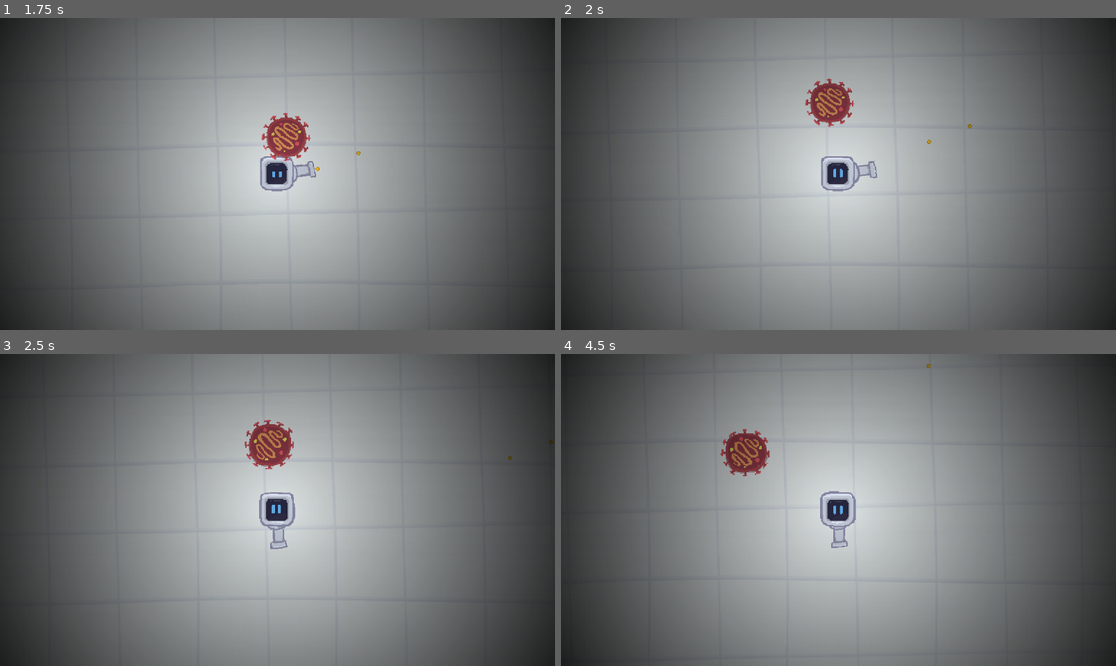
Above: before the commit, frames 1-4 (two rows, left to right).
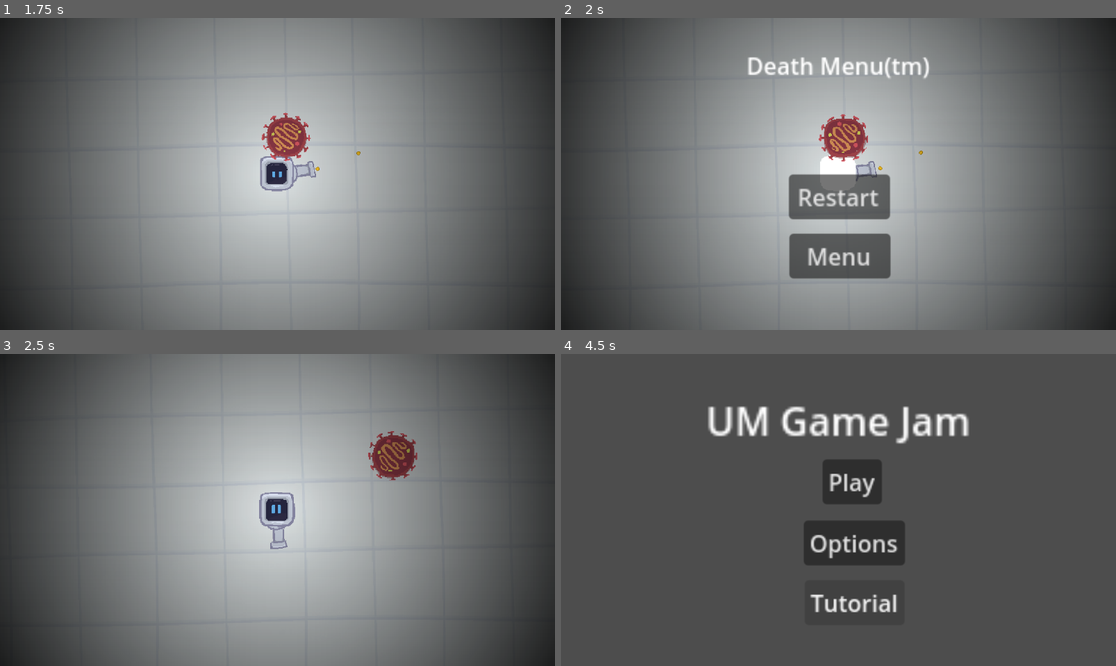
Above: after the commit, the same moments.

Repository: kaminaryu/um-gamejam
Game: Godot game, scene res://src/scenes/main_menu.tscn
The game is run twice, just before and just after one commit, with the same random seed, the same clock (stepped at 60 frames per second) and the same inputs.
Inputs (mouse positions are in pixels of both pictures, inside the frame that each line leads up to):
- Up to frame 1 (1.75 s): click "Play" at 0.5 s; tap Enter at 1.25 s; move the mouse to (399, 158) at 1.27 s; press the mouse at (399, 158) at 1.28 s; hold D (move_right) from 1.28 s (still down); tap Shift (dash) at 1.35 s
- Up to frame 2 (2 s): keep holding D (move_right)
- Up to frame 3 (2.5 s): release D (move_right) at 2 s; release the mouse at (399, 494) at 2 s; click (277, 531) at 2 s, where only the run after the commit has a clickable "Restart"
- Up to frame 4 (4.5 s): drag from (727, 525) to (810, 572) at 2.77 s; move the mouse to (894, 441) at 3.52 s; press the mouse at (894, 441) at 3.53 s; hold D (move_right) 3.53-4.25 s; tap Shift (dash) at 3.6 s; release the mouse at (894, 441) at 4.25 s; click (838, 591) at 4.25 s, where only the run after the commit has a clickable "Menu"

Frame 1 is identical in both runs. In frame 2, 8.0% of the frame differs, in the area x 33-75%, y 12-84%; in frame 3, 1.9%; in frame 4, 69%, in the area x 0-100%, y 0-100%.

Commit message:
Added Death Screen

Diff:
--- a/src/autoloads/game_master.gd
+++ b/src/autoloads/game_master.gd
@@ -1,6 +1,7 @@
 extends Node
 
 const PAUSE_MENU_SCENE := preload("res://src/scenes/pause_menu.tscn")
+const DEATH_MENU_SCENE := preload("res://src/scenes/death_screen.tscn")
 
 @onready var pause_menu: CanvasLayer = null
 var game_paused: bool
@@ -34,6 +35,12 @@
         pause_menu.queue_free()
 
 
+func player_death() -> void :
+    var death_menu = DEATH_MENU_SCENE.instantiate()
+    get_tree().paused = true
+    get_tree().root.add_child(death_menu)
+
+
 func _input(event: InputEvent) -> void :
      if (event.is_action_pressed("pause_game")) :
         if (game_paused) :
--- a/src/mechanism/shooting/bullet.gd
+++ b/src/mechanism/shooting/bullet.gd
@@ -6,25 +6,25 @@
 
 var bounces_left: int
 func _ready() -> void:
-	bounces_left = max_bounces
-	velocity = transform.x * SPEED
+    bounces_left = max_bounces
+    velocity = transform.x * SPEED
 
 func _physics_process(delta: float) -> void:
-	var collision = move_and_collide(velocity * delta)
+    var collision = move_and_collide(velocity * delta)
 
-	lifetime -= delta
-	if lifetime <= 0:
-		queue_free()
+    lifetime -= delta
+    if lifetime <= 0:
+        queue_free()
 
-	if collision:
-		var collider = collision.get_collider()
-		var normal = collision.get_normal()
+    if collision:
+        var collider = collision.get_collider()
+        var normal = collision.get_normal()
 
-		# Handle Damage & Visuals
-		if collider.has_node("DamageableComponent"):
-			var component = collider.get_node("DamageableComponent")
-			collider.take_damage(5) # Assuming this is on the Enemy
-			component.handle_hit(velocity) # Visual/Nudge logic
+        # Handle Damage & Visuals
+        if collider.has_node("DamageableComponent"):
+            var component = collider.get_node("DamageableComponent")
+            collider.take_damage(5) # Assuming this is on the Enemy
+            component.handle_hit(velocity) # Visual/Nudge logic
 
-		velocity = velocity.bounce(normal)
-		global_position += normal * 2.0 # Clears the hitbox
+        velocity = velocity.bounce(normal)
+        global_position += normal * 2.0 # Clears the hitbox
--- a/src/player/player.gd
+++ b/src/player/player.gd
@@ -1,6 +1,6 @@
 extends CharacterBody2D
 
-const MAX_HEALTH := 100
+const MAX_HEALTH := 10
 const SPEED := 200
 const DASH_MULTIPLIER := 3
 
@@ -12,80 +12,81 @@
 var knockback_velocity: Vector2 = Vector2.ZERO
 
 func _ready():
-	current_health = MAX_HEALTH
+    current_health = MAX_HEALTH
 
 # Add these at the top of your script
 
 
 func _physics_process(delta: float) -> void:
-	# 1. Bleed off knockback velocity every frame
-	knockback_velocity = knockback_velocity.lerp(Vector2.ZERO, rebound_friction * delta)
-	handle_movement(delta)
+    # 1. Bleed off knockback velocity every frame
+    knockback_velocity = knockback_velocity.lerp(Vector2.ZERO, rebound_friction * delta)
+    handle_movement(delta)
 
 func handle_movement(delta: float) -> void:
-	var direction := Vector2.ZERO
+    var direction := Vector2.ZERO
 
-	if (Input.is_action_pressed("move_up")):
-		direction.y += -1
-	if (Input.is_action_pressed("move_left")):
-		direction.x += -1
-	if (Input.is_action_pressed("move_down")):
-		direction.y += 1
-	if (Input.is_action_pressed("move_right")):
-		direction.x += 1
+    if (Input.is_action_pressed("move_up")):
+        direction.y += -1
+    if (Input.is_action_pressed("move_left")):
+        direction.x += -1
+    if (Input.is_action_pressed("move_down")):
+        direction.y += 1
+    if (Input.is_action_pressed("move_right")):
+        direction.x += 1
 
-	# 2. Combine normal movement with knockback
-	var move_velocity = direction.normalized() * SPEED * dash_mult
-	velocity = move_velocity + knockback_velocity
+    # 2. Combine normal movement with knockback
+    var move_velocity = direction.normalized() * SPEED * dash_mult
+    velocity = move_velocity + knockback_velocity
 
-	move_and_slide()
+    move_and_slide()
 
-	# 3. Check if we bumped into an enemy
-	_check_rebound()
+    # 3. Check if we bumped into an enemy
+    _check_rebound()
 
 func _check_rebound():
-	for i in get_slide_collision_count():
-		var collision = get_slide_collision(i)
-		var collider = collision.get_collider()
+    for i in get_slide_collision_count():
+        var collision = get_slide_collision(i)
+        var collider = collision.get_collider()
 
-		# Make sure your enemies are in a group called "enemies"
-		if collider.is_in_group("Enemy"):
-			# Calculate direction AWAY from the enemy
-			var bounce_dir = collider.global_position.direction_to(global_position)
+        # Make sure your enemies are in a group called "enemies"
+        if collider.is_in_group("Enemy"):
+            # Calculate direction AWAY from the enemy
+            var bounce_dir = collider.global_position.direction_to(global_position)
 
-			# Apply the knockback force
-			knockback_velocity = bounce_dir * rebound_strength
+            # Apply the knockback force
+            knockback_velocity = bounce_dir * rebound_strength
 
-			# Optional: nudge position to prevent "sticking"
-			global_position += bounce_dir * 2.0
+            # Optional: nudge position to prevent "sticking"
+            global_position += bounce_dir * 2.0
 
 # Inside your Player script
 
 func apply_knockback(from_position: Vector2) -> void:
-	# Calculate direction from the enemy to the player
-	var push_dir = from_position.direction_to(global_position)
+    # Calculate direction from the enemy to the player
+    var push_dir = from_position.direction_to(global_position)
 
-	# Set the knockback_velocity (the variable used in your handle_movement)
-	knockback_velocity = push_dir * rebound_strength
+    # Set the knockback_velocity (the variable used in your handle_movement)
+    knockback_velocity = push_dir * rebound_strength
 
 
 
 
 func take_damage(dmg: int):
-	current_health -= dmg
-	var sprite = $Sprite2D
-	var tween = create_tween()
+    current_health -= dmg
+    var sprite = $Sprite2D
+    var tween = create_tween()
 
-	sprite.modulate = Color(10,10,10)
+    sprite.modulate = Color(10,10,10)
 
-	tween.tween_property(sprite, "modulate", Color.WHITE, 0.2)\
-		.set_trans(Tween.TRANS_SINE)\
-		.set_ease(Tween.EASE_IN_OUT)
-	if current_health <= 0:
-		die()
+    tween.tween_property(sprite, "modulate", Color.WHITE, 0.2)\
+        .set_trans(Tween.TRANS_SINE)\
+        .set_ease(Tween.EASE_IN_OUT)
+
+    if current_health <= 0:
+        GameMaster.player_death()
 
 func die():
-	death.emit()
-	queue_free()
+    death.emit()
+    queue_free()
 
 signal death
--- /dev/null
+++ b/src/scenes/death_screen.gd
@@ -0,0 +1,15 @@
+extends CanvasLayer
+
+func _on_restart_button_pressed() -> void:
+    WaveHandler.reset()
+    GameMaster.reset()
+    get_tree().change_scene_to_file("res://src/scenes/main.tscn")
+    get_tree().paused = false
+    queue_free()
+
+func _on_menu_button_pressed() -> void:
+    WaveHandler.reset()
+    GameMaster.reset()
+    get_tree().change_scene_to_file("res://src/scenes/main_menu.tscn")
+    get_tree().paused = false
+    queue_free()
--- /dev/null
+++ b/src/scenes/death_screen.tscn
@@ -0,0 +1,61 @@
+[gd_scene load_steps=2 format=3 uid="uid://dinc0qbdqtw07"]
+
+[ext_resource type="Script" uid="uid://c8wwn2u28fqg0" path="res://src/scenes/death_screen.gd" id="1_l20v2"]
+
+[node name="DeathScreen" type="CanvasLayer"]
+process_mode = 3
+script = ExtResource("1_l20v2")
+
+[node name="Control" type="Control" parent="."]
+layout_mode = 3
+anchors_preset = 0
+offset_right = 40.0
+offset_bottom = 40.0
+
+[node name="Title" type="Label" parent="Control"]
+layout_mode = 1
+anchors_preset = 5
+anchor_left = 0.5
+anchor_right = 0.5
+offset_left = 492.5
+offset_right = 619.5
+offset_bottom = 23.0
+grow_horizontal = 2
+scale = Vector2(3, 3)
+pivot_offset = Vector2(64, -32)
+text = "Death Menu(tm)"
+
+[node name="RestartButton" type="Button" parent="Control"]
+layout_mode = 1
+anchors_preset = 8
+anchor_left = 0.5
+anchor_top = 0.5
+anchor_right = 0.5
+anchor_bottom = 0.5
+offset_left = 453.0
+offset_top = 305.0
+offset_right = 523.0
+offset_bottom = 336.0
+grow_horizontal = 2
+grow_vertical = 2
+scale = Vector2(3, 3)
+text = "Restart"
+
+[node name="MenuButton" type="Button" parent="Control"]
+layout_mode = 1
+anchors_preset = 8
+anchor_left = 0.5
+anchor_top = 0.5
+anchor_right = 0.5
+anchor_bottom = 0.5
+offset_left = 454.0
+offset_top = 428.0
+offset_right = 524.0
+offset_bottom = 459.0
+grow_horizontal = 2
+grow_vertical = 2
+scale = Vector2(3, 3)
+text = "Menu"
+
+[connection signal="pressed" from="Control/RestartButton" to="." method="_on_restart_button_pressed"]
+[connection signal="pressed" from="Control/MenuButton" to="." method="_on_menu_button_pressed"]
Not shown, added: src/scenes/death_screen.gd.uid
